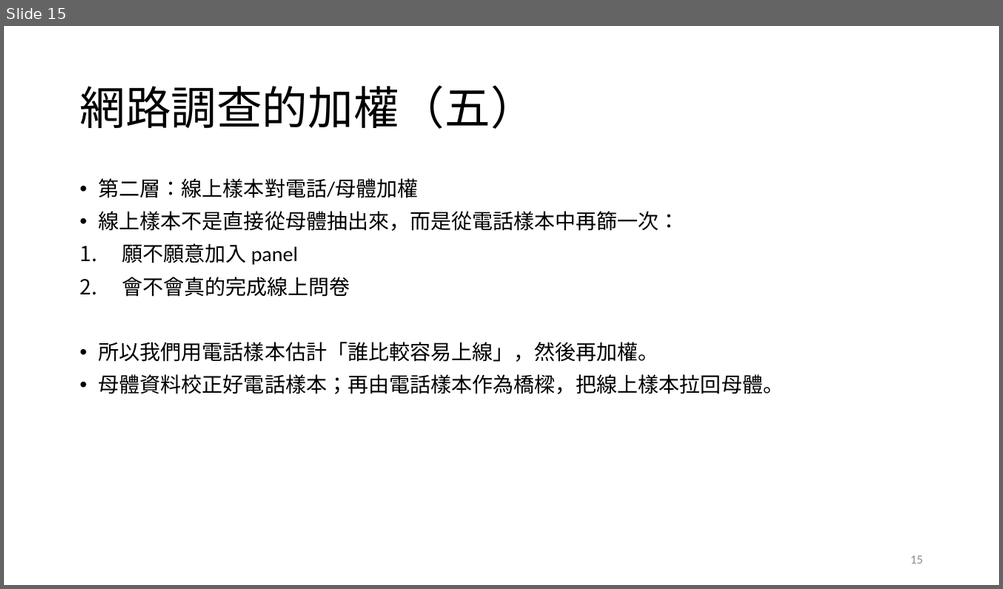
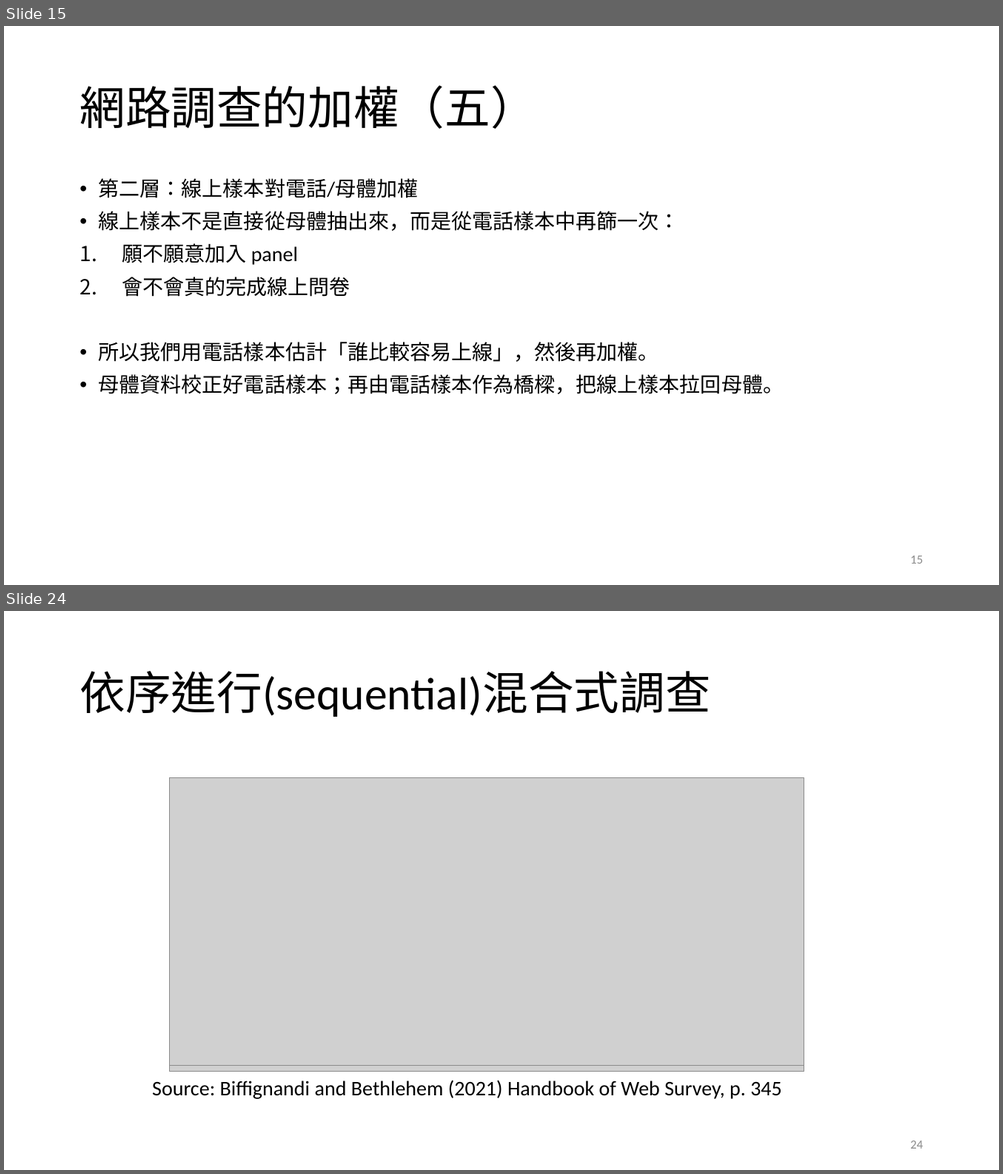
Before and after one commit to TsaiChiahung/PublicOpinion2026, a slide deck: 投影片/民意與調查Week4.pptx. Shown one above the other, each under a label of ours: slide 15 before the commit, slides 15 and 24 after it; the slides between them are not shown. The pictures are 1003x589 and 1003x1174 pixels, drawn with LibreOffice and Linux fonts; fonts in the diff are those of the drawing; grey boxes stand for pictures. Boxes give left, top, right and bottom in pixels: in the first picture for what was removed or moved away, otherwise in the second. Text is boxed around its words. In the diff, an @@ line names an element or a change of style, - is before the commit and + after.

```diff
--- a/投影片/民意與調查Week4.pptx
+++ b/投影片/民意與調查Week4.pptx
@@ slide 24 added at bbox=[4, 611, 999, 1170], background #FFFFFF @@
@@ title added at bbox=[79, 671, 710, 717], 44 pt, text #000000 @@
+依序進行(sequential)混合式調查
@@ picture added at bbox=[170, 784, 804, 1072] @@
@@ picture added at bbox=[170, 778, 804, 1066] @@
@@ text added at bbox=[152, 1080, 782, 1099], 20 pt, text #000000 @@
+Source: Biffignandi and Bethlehem (2021) Handbook of Web Survey, p. 345
@@ page number added at bbox=[910, 1141, 922, 1149], 12 pt, text #8C8C8C @@
+24
```
Also in this commit, not shown: 4 slides changed, 5 other slides added, 1 other file.
